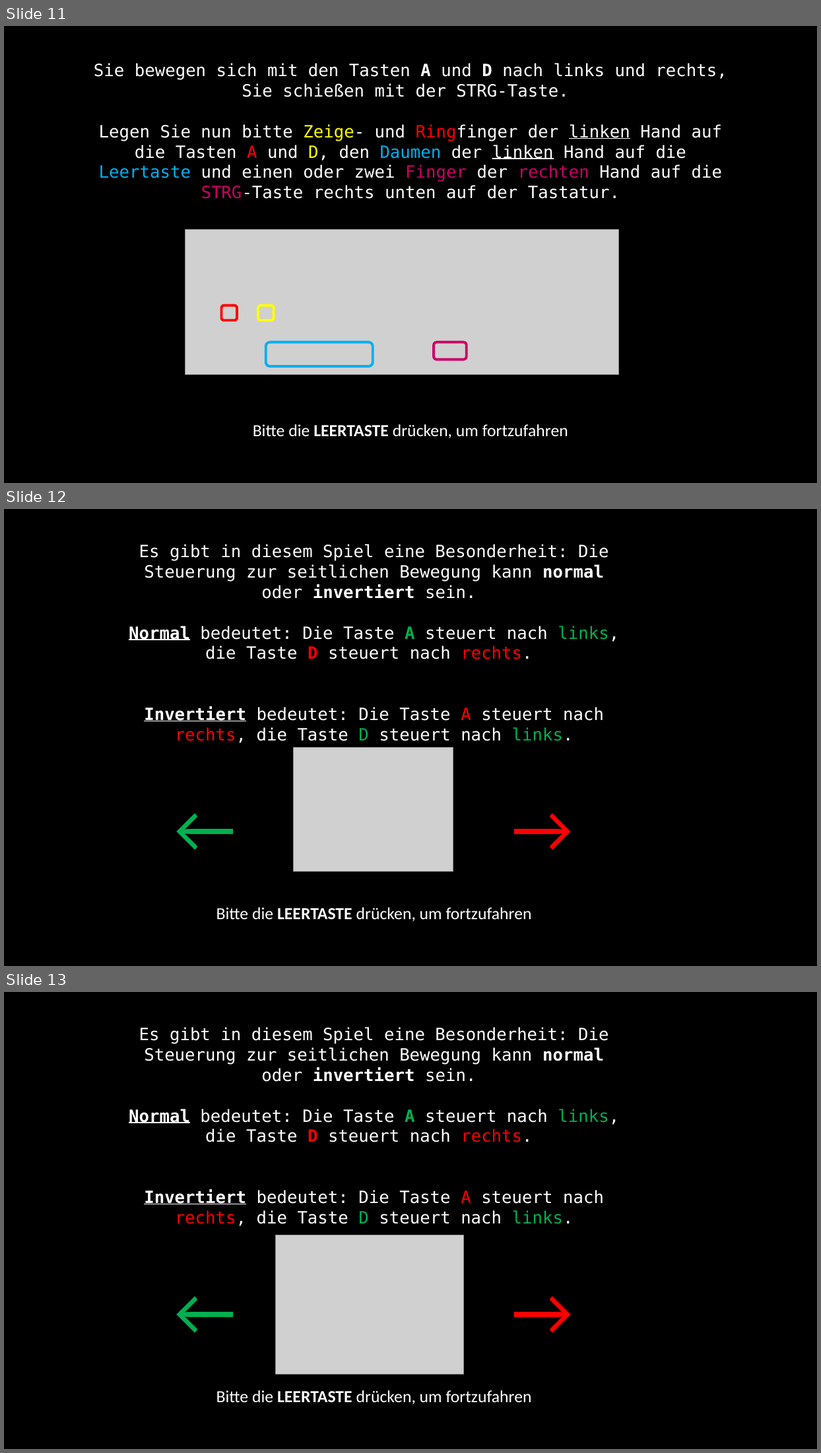
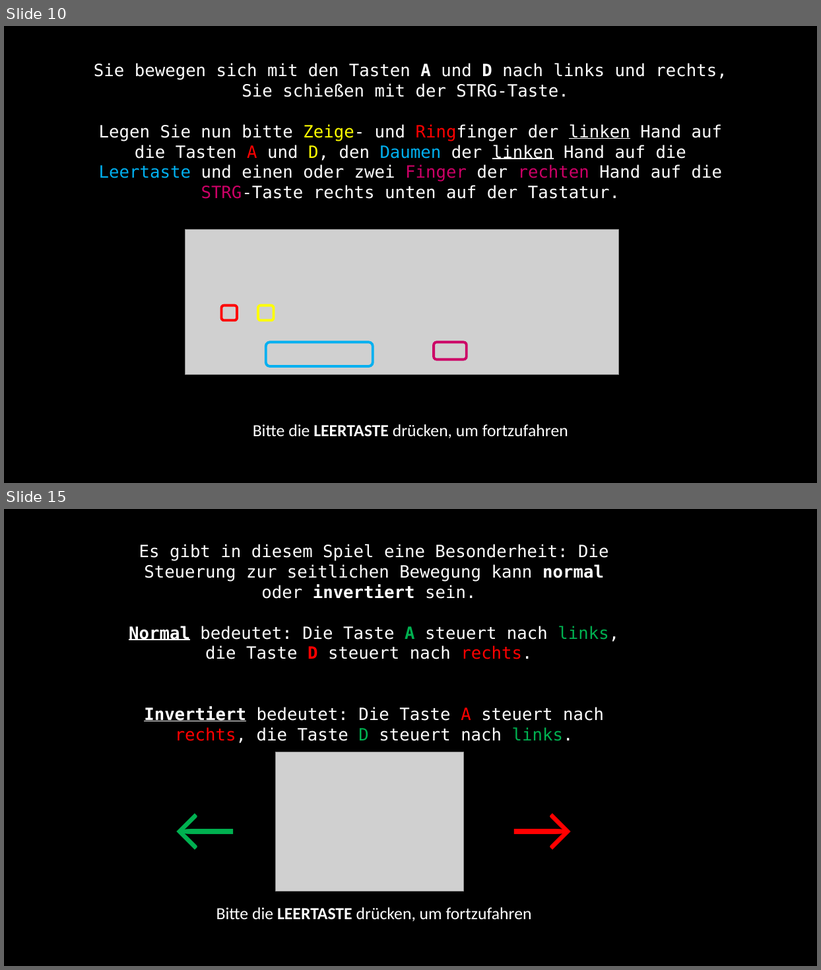
Before and after one commit to sean-mulready/Vizdoom-Scripts, a slide deck: exp_img/instructions.pptx. Shown one above the other, each under a label of ours: slides 11, 12 and 13 before the commit, slides 10 and 15 after it; the slides between them are not shown. The pictures are 821x1453 and 821x970 pixels, drawn with LibreOffice and Linux fonts; fonts in the diff are those of the drawing; grey boxes stand for pictures. Boxes give left, top, right and bottom in pixels: in the first picture for what was removed or moved away, otherwise in the second. Text is boxed around its words. In the diff, an @@ line names an element or a change of style, - is before the commit and + after.

```diff
--- a/exp_img/instructions.pptx
+++ b/exp_img/instructions.pptx
@@ slide 12 removed at bbox=[4, 509, 817, 966], background #000000 @@
@@ text removed at bbox=[129, 544, 619, 921] @@
-Es gibt in diesem Spiel eine Besonderheit: Die Steuerung zur seitlichen Bewegung kann normal oder invertiert sein.
-Normal bedeutet: Die Taste A steuert nach links, die Taste D steuert nach rechts.
-Invertiert bedeutet: Die Taste A steuert nach rechts, die Taste D steuert nach links.
-← →
-Bitte die LEERTASTE drücken, um fortzufahren
@@ picture removed at bbox=[293, 747, 453, 871] @@
@@ what was slide 11 is now slide 10 @@
@@ what was slide 13 is now slide 15 @@
```
Also in this commit, not shown: 4 slides changed, 4 slides added, 1 other slide removed, 11 other files.
